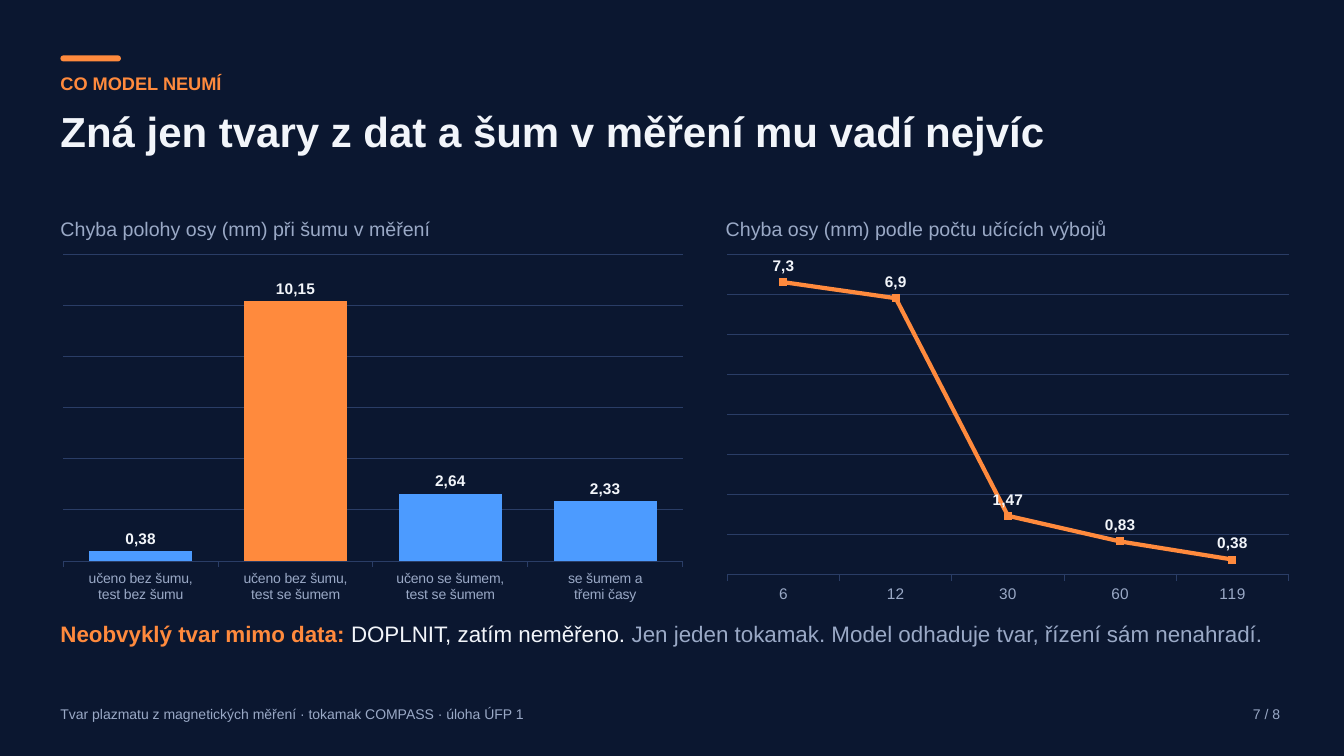
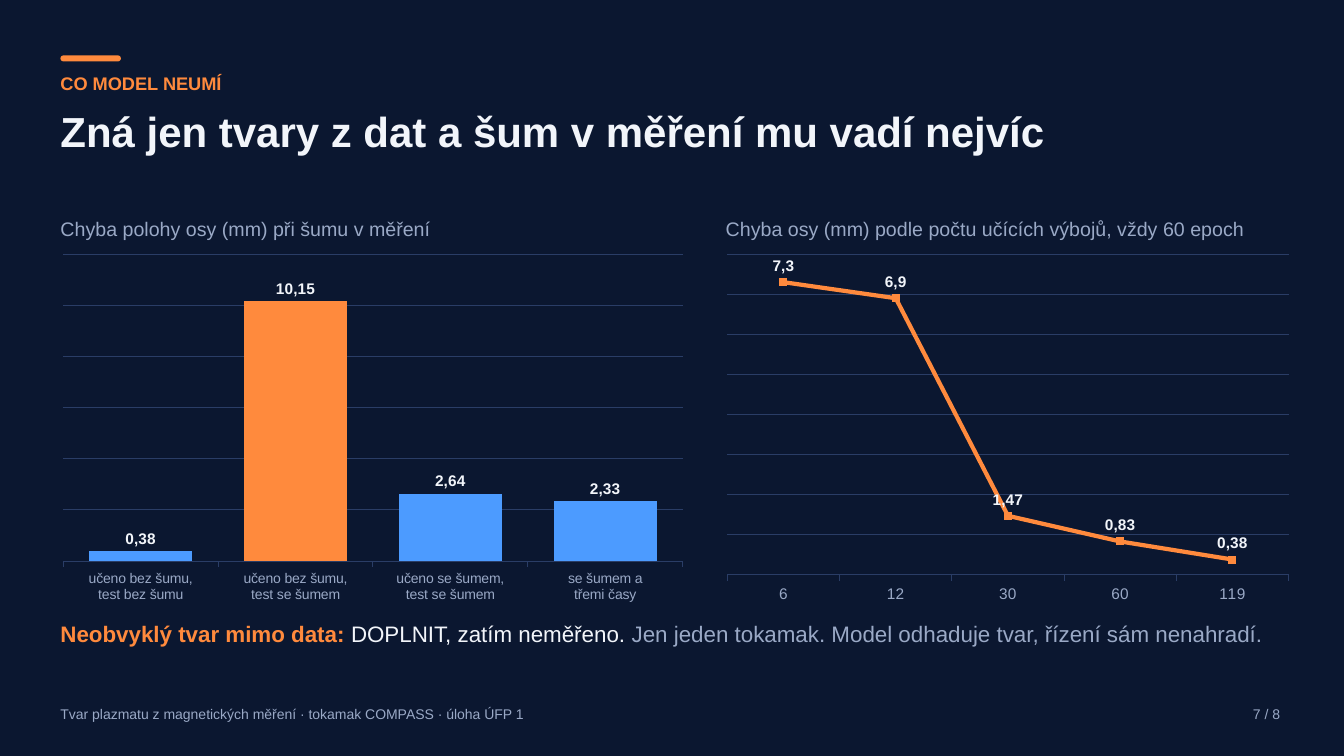
Before and after one commit to mschiller890/hackathon, a slide deck: slide 7 of presentation/deck/slides.pptx. Drawn at 1344x756 pixels with LibreOffice and Linux fonts; fonts in the diff are those of the drawing. Boxes give left, top, right and bottom in pixels: in the first picture for what was removed or moved away, otherwise in the second. Text is boxed around its words. In the diff, an @@ line names an element or a change of style, - is before the commit and + after.

```diff
--- a/presentation/deck/slides.pptx
+++ b/presentation/deck/slides.pptx
@@ text at bbox=[726, 221, 1243, 240]: text changed @@
-Chyba osy (mm) podle počtu učících výbojů
+Chyba osy (mm) podle počtu učících výbojů, vždy 60 epoch
```
Also in this commit, not shown: 3 other slides changed, 1 other file.
